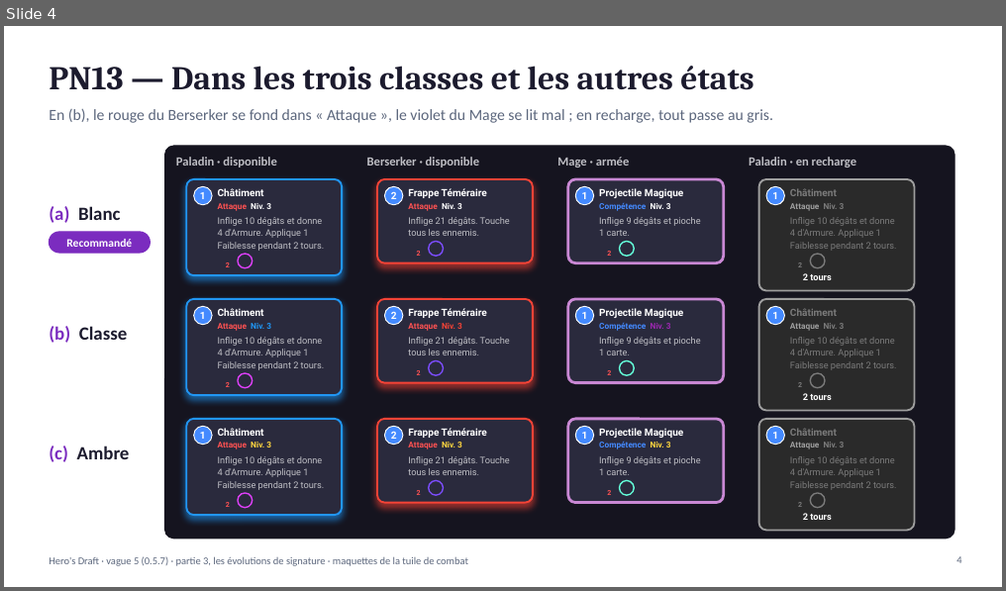
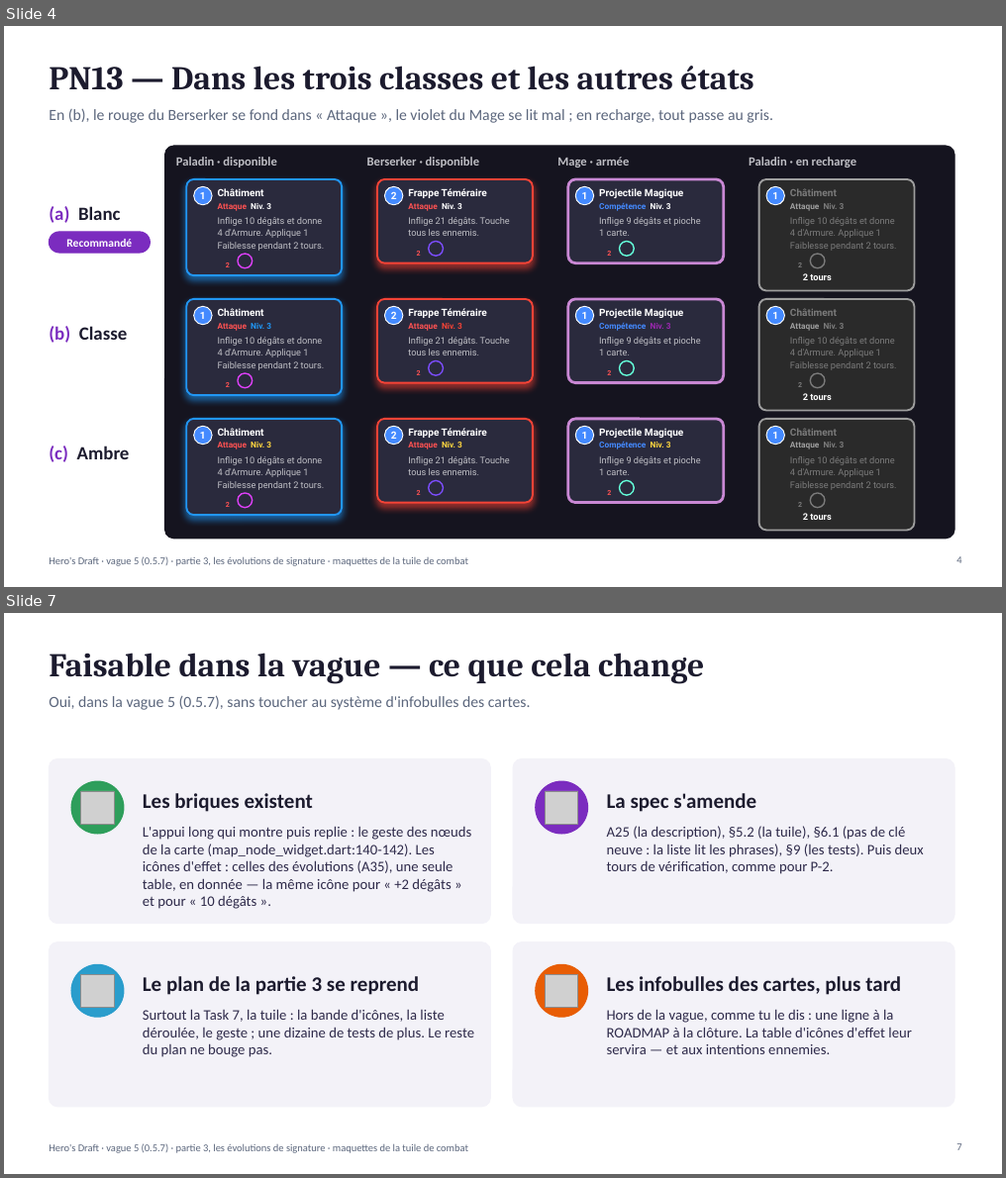
Before and after one commit to Hex-Umbra/hero-s-draft, a slide deck: docs/presentations/2026-11-03_vague_5_pn12_pn13_maquettes.pptx. Shown one above the other, each under a label of ours: slide 4 before the commit, slides 4 and 7 after it; the slides between them are not shown. The pictures are 1006x591 and 1006x1178 pixels, drawn with LibreOffice and Linux fonts; fonts in the diff are those of the drawing; grey boxes stand for pictures; background and template pictures are left out. Boxes give left, top, right and bottom in pixels: in the first picture for what was removed or moved away, otherwise in the second. Text is boxed around its words. In the diff, an @@ line names an element or a change of style, - is before the commit and + after.

```diff
--- a/docs/presentations/2026-11-03_vague_5_pn12_pn13_maquettes.pptx
+++ b/docs/presentations/2026-11-03_vague_5_pn12_pn13_maquettes.pptx
@@ slide 7 added at (x1=4, y1=613, x2=1002, y2=1174), background #FFFFFF; not listed: 1 template element that a slide beside it also shows @@
@@ title added at (x1=49, y1=653, x2=704, y2=684), 32 pt, text #1C1B2E, bold @@
+Faisable dans la vague — ce que cela change
@@ text added at (x1=49, y1=695, x2=531, y2=710), 15 pt, text #5C677D @@
+Oui, dans la vague 5 (0.5.7), sans toucher au système d'infobulles des cartes.
@@ rounded rectangle added at (x1=49, y1=759, x2=491, y2=924), fill #F3F2F8, outline #F3F2F8 1 pt @@
@@ rounded rectangle added at (x1=513, y1=759, x2=954, y2=924), fill #F3F2F8, outline #F3F2F8 1 pt @@
@@ ellipse added at (x1=71, y1=781, x2=124, y2=834), fill #2E9E5B, outline #2E9E5B 1 pt @@
@@ ellipse added at (x1=536, y1=781, x2=588, y2=834), fill #7B2CBF, outline #7B2CBF 1 pt @@
@@ picture added at (x1=81, y1=791, x2=114, y2=824) @@
@@ text added at (x1=143, y1=793, x2=313, y2=812), 20 pt, text #1C1B2E, bold @@
+Les briques existent
@@ picture added at (x1=546, y1=791, x2=578, y2=824) @@
@@ text added at (x1=607, y1=793, x2=756, y2=812), 20 pt, text #1C1B2E, bold @@
+La spec s'amende
@@ text added at (x1=143, y1=826, x2=471, y2=909), 14 pt, text #2E2A4A @@
+L'appui long qui montre puis replie : le geste des nœuds de la carte (map_node_widget.dart:140-142). Les icônes d'effet : celles des évolutions (A35), une seule table, en donnée — la même icône pour « +2 dégâts » et pour « 10 dégâts ».
@@ text added at (x1=607, y1=826, x2=924, y2=874), 14 pt, text #2E2A4A @@
+A25 (la description), §5.2 (la tuile), §6.1 (pas de clé neuve : la liste lit les phrases), §9 (les tests). Puis deux tours de vérification, comme pour P-2.
@@ rounded rectangle added at (x1=49, y1=943, x2=491, y2=1107), fill #F3F2F8, outline #F3F2F8 1 pt @@
@@ ellipse added at (x1=71, y1=964, x2=124, y2=1017), fill #2A9DCC, outline #2A9DCC 1 pt @@
@@ rounded rectangle added at (x1=513, y1=943, x2=954, y2=1107), fill #F3F2F8, outline #F3F2F8 1 pt @@
@@ ellipse added at (x1=536, y1=964, x2=588, y2=1017), fill #E85D04, outline #E85D04 1 pt @@
@@ picture added at (x1=81, y1=974, x2=114, y2=1008) @@
@@ text added at (x1=143, y1=976, x2=419, y2=995), 20 pt, text #1C1B2E, bold @@
+Le plan de la partie 3 se reprend
@@ picture added at (x1=546, y1=974, x2=578, y2=1008) @@
@@ text added at (x1=607, y1=976, x2=901, y2=995), 20 pt, text #1C1B2E, bold @@
+Les infobulles des cartes, plus tard
@@ text added at (x1=143, y1=1009, x2=474, y2=1058), 14 pt, text #2E2A4A @@
+Surtout la Task 7, la tuile : la bande d'icônes, la liste déroulée, le geste ; une dizaine de tests de plus. Le reste du plan ne bouge pas.
@@ text added at (x1=607, y1=1009, x2=912, y2=1055), 14 pt, text #2E2A4A @@
+Hors de la vague, comme tu le dis : une ligne à la ROADMAP à la clôture. La table d'icônes d'effet leur servira — et aux intentions ennemies.
@@ page number added at (x1=956, y1=1144, x2=961, y2=1151), 10 pt, text #5C677D @@
+7
```
Also in this commit, not shown: 3 other slides added, 1 other file.
